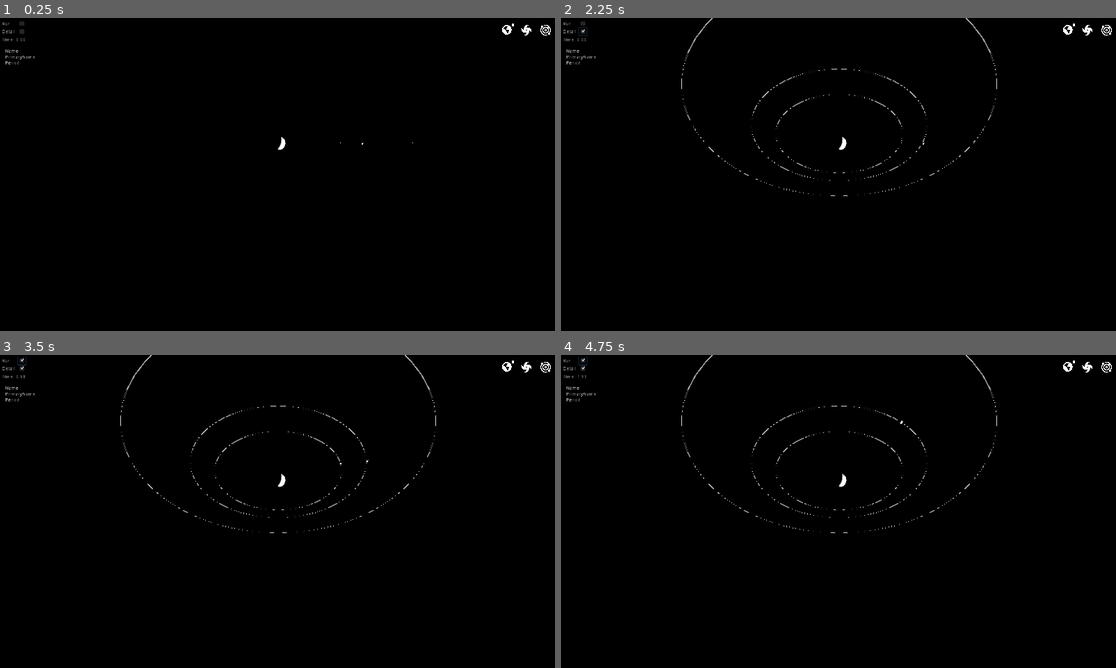
Above: before the commit, frames 1-4 (two rows, left to right).
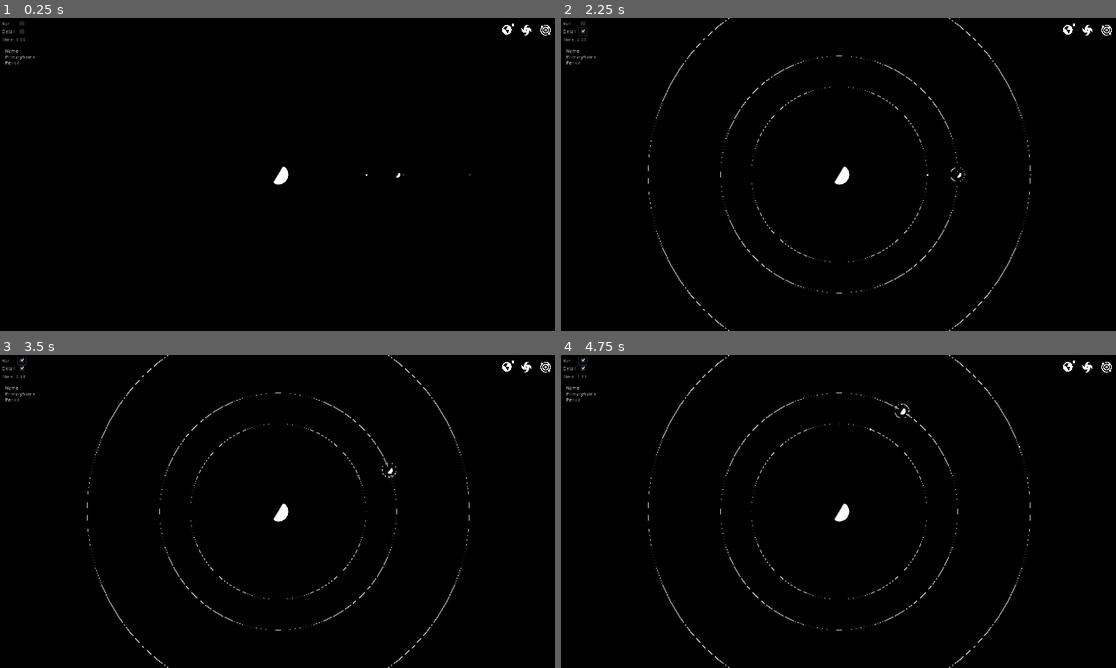
Above: after the commit, the same moments.

Repository: paulmis/spacegame
Game: Godot game, scene res://World.tscn
Same seed, same stepped clock (60 frames per second), same inputs: the game is played once before the commit and once after it.
Inputs (mouse positions are in pixels of both pictures, inside the frame that each line leads up to):
- Up to frame 1 (0.25 s): no input
- Up to frame 2 (2.25 s): click (583, 30) at 0.5 s; click (583, 30) at 1.25 s; click (583, 30) at 2 s
- Up to frame 3 (3.5 s): click (22, 361) at 2.75 s
- Up to frame 4 (4.75 s): move the mouse to (960, 495) at 3.52 s; click (960, 495) at 3.67 s; move the mouse to (727, 527) at 4.27 s; click (727, 527) at 4.42 s

The runs differ from the first frame. In frame 1, 0.1% of the frame differs, in the area x 49-85%, y 38-54%; in frame 2, 1.6%; in frame 3, 1.6%, in the area x 15-85%, y 0-100%; in frame 4, 1.6%.

Commit message:
support body nesting

Diff:
--- a/Body.gd
+++ b/Body.gd
@@ -16,13 +16,12 @@
 onready var detail = get_node("/root/World/DetailCheckBox")
 
 func init(name: String, mass: int, radius: float, period: float,
-		  distance: float, orbit_center: Vector3):
+		  distance: float):
 	self.name = name
 	self.mass = mass
 	self.radius = radius
 	self.period = period
 	self.distance = distance
-	self.orbit_center = orbit_center
 
 func _ready():
 	var mesh = SphereMesh.new()
@@ -38,16 +37,24 @@
 	orbit.outer_radius = distance + 0.1
 	calculate_position()
 
+func set_primary(primary: Body_):
+	self.primary = primary
+
 func add_satelite(satelite: Body_):
-	satelite.primary = self
+	satelite.set_primary(self)
 	self.satelites.append(satelite)
 
+func get_orbit_center():
+	if primary:
+		return primary.transform.origin
+	return Vector3()
+
 func calculate_position():
-	self.transform.origin = self.orbit_center +\
+	self.transform.origin = get_orbit_center() +\
 		Vector3(sin(GlobalTime.time * 2 * 3.14 / self.period) * self.distance,
 				0,
 				cos(GlobalTime.time * 2 * 3.14 / self.period) * self.distance)
-	orbit.transform.origin = -self.transform.origin
+	orbit.transform.origin = get_orbit_center() - self.transform.origin
 
 func _process(_delta):
 	self.calculate_position()
--- a/World.gd
+++ b/World.gd
@@ -1,10 +1,11 @@
 extends Spatial
 
 var data = [
-	["Do-Tah", 99000, 3.4, .001, .001, Vector3(0, 0, 0)],
-	["Vaie", 2300, .4, 10, 31.4, Vector3(0, 0, 0)],
-	["Tentoe", 4500, .8, 12, 42.4, Vector3(0, 0, 0)],
-	["Aarion", 345, .3, 35, 68.4, Vector3(0, 0, 0)]
+	["Do-Tah", 99000, 3.4, .001, .001],
+	["Vaie", 2300, .4, 10, 31.4],
+	["Tentoe", 4500, 1.1, 12, 42.4],
+	["Vo-va", 300, .2, 5, 2.5],
+	["Aarion", 345, .3, 35, 68.4]
 ]
 
 # Called when the node enters the scene tree for the first time.
@@ -13,17 +14,21 @@
 	var bodies = []
 	for params in data:
 		var body = Body_.instance()
-		body.init(params[0], params[1], params[2], params[3], params[4], params[5])
+		body.init(params[0], params[1], params[2], params[3], params[4])
 		bodies.append(body)
 
 	bodies[0].add_satelite(bodies[1])
 	bodies[0].add_satelite(bodies[2])
-	bodies[0].add_satelite(bodies[3])
-	add_child(bodies[0])
-	add_child(bodies[1])
-	add_child(bodies[2])
-	add_child(bodies[3])
+	bodies[2].add_satelite(bodies[3])
+	bodies[0].add_satelite(bodies[4])
+
+	for body in bodies:
+		add_child(body)
 
 # Called every frame. 'delta' is the elapsed time since the previous frame.
 #func _process(delta):
 #	pass
+
+
+func _on_System_gui_input(event):
+	pass # Replace with function body.
--- a/World.tscn
+++ b/World.tscn
@@ -33,7 +33,7 @@
 text = "Time: 0"
 
 [node name="Camera" type="Camera" parent="."]
-transform = Transform( 1.75477e-08, 0.477297, 0.878742, 5.92743e-08, -0.878742, 0.477297, 1, 4.37114e-08, -4.37114e-08, 92.6336, 68.5533, 0 )
+transform = Transform( 1.31134e-07, 1, -4.37114e-08, 3.82137e-15, 4.37114e-08, 1, 1, -1.31134e-07, 1.91069e-15, 0, 80, 0 )
 far = 8192.0
 
 [node name="DetailCheckBox" type="CheckBox" parent="."]
@@ -62,7 +62,7 @@
 margin_right = 1595.0
 margin_bottom = 105.0
 
-[node name="TextureRect" type="TextureRect" parent="Container"]
+[node name="System" type="TextureRect" parent="Container"]
 margin_left = 110.0
 margin_top = 3.0
 margin_right = 140.0
@@ -70,7 +70,7 @@
 texture = ExtResource( 5 )
 expand = true
 
-[node name="TextureRect2" type="TextureRect" parent="Container"]
+[node name="Galaxy" type="TextureRect" parent="Container"]
 margin_left = 55.0
 margin_top = 3.0
 margin_right = 85.0
@@ -78,7 +78,7 @@
 texture = ExtResource( 3 )
 expand = true
 
-[node name="TextureRect3" type="TextureRect" parent="Container"]
+[node name="Planet" type="TextureRect" parent="Container"]
 margin_right = 35.0
 margin_bottom = 32.0
 texture = ExtResource( 4 )
@@ -110,3 +110,5 @@
 margin_right = 179.0
 margin_bottom = 58.0
 text = "Period"
+
+[connection signal="gui_input" from="Container/Galaxy" to="." method="_on_Galaxy_gui_input"]
